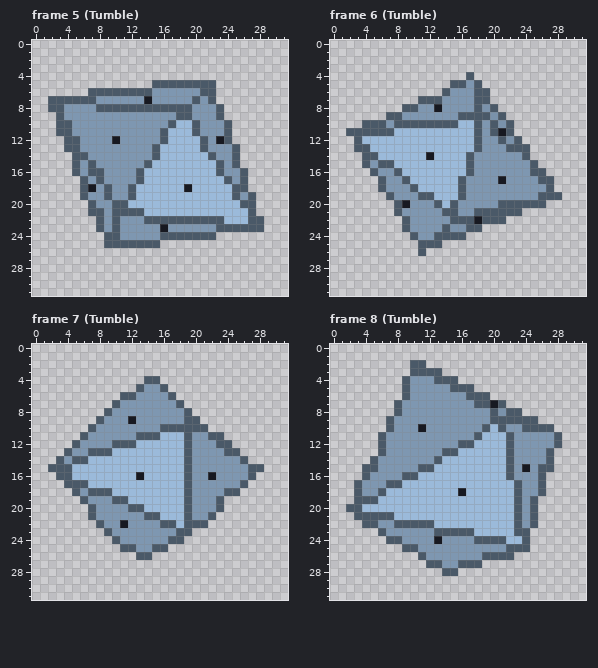
One commit to this pixel-art file: assets/source/aseprite/rolls/d10.aseprite. This is how it looked before the edit.
32x32 pixels, 24 frames. Colours within 5 levels of each other are drawn and written as one. Shown: frame 5 (Tumble), frame 6 (Tumble), frame 7 (Tumble), frame 8 (Tumble). The commit also changed other frames, which this record leaves out.
New version:
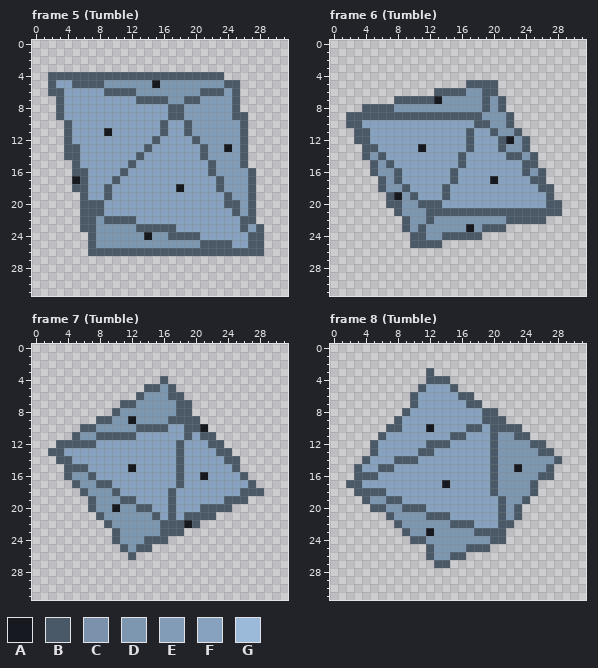
Palette (. is transparent): A #171921  B #4a5968  C #7a92ab  D #7e97b1  E #829cb7  F #87a2be  G #9bbada
Change:
Changed rows in their new state; - is an unchanged pixel.
Frame 5 (Tumble):
first column x 2:
 4 BBBBBBBBBBBBBBBBBBBBBB-----
 5 BFFBBBBDDDDDDADDDDDDDDBB---
 6 BBFFFFF----DD--------BEB---
 7 .-FFFFFFFFFBBBB--B-EEEEB---
 8 .-FFFFFFFFFFFFF--EEEEEEB---
 9 --FFFFFFFFFFFFFB-EEEEEEBB--
10 -.-FFFFFFFFFFFBFFBEEEEEEB--
11 -.-FFFFAFFFFFF-FFBEEEEEEB--
12 ---FFFFFFFFFFBFFFFBEEEEEB--
13 ----FFFFFFFFBFFFFFF-EEAEB--
14 --B-FFFFFFFBFFFFFFFBEEEEB--
15 ----FFFFFFBFFFFFFFFFBEEEB--
16 ----BFFFFBFFFFFFFFFFBEEEEB-
17 ---A-FFFBFFFFFFFFFFFFBEEEB-
18 ---B-FF-FFFFFFFFAFFFFBEEEB-
19 -----FF-FFFFFFFFFFFFFFBEE--
20 ----B-BFFFFFFFFFFFFFFFBBE--
21 ----B--FFFFFFFFFFFFFFFFBE--
22 ----BBDB-BBFFFFFFFFFFFFFB-.
23 ----BBD-D--BBBBBFFFFFFFF-E-
24 -----BDDD---A-D----FFFFFFBB
25 -----BDDDDDDDDDDDDDBBBBFFBB
26 -----BBBBBBBBBBBBBBBBBBBBBB
Frame 6 (Tumble):
first column x 2:
 4 ---------------.-----------
 5 -------------..B-BB--------
 6 -----------B-BB-D-B--------
 7 ------BBB--A----D-DB-------
 8 --BBBBDDD--D----DBDB-------
 9 BBBBB--BBBBBBB---DDDB------
10 BBFFFFFFFFFFFFFF-BDD-------
11 .--FFFFFFFFFFFFBFF-DDB-----
12 --BFFFFFFFFFFFFBFFF-ADB----
13 -.-BFFFFFAFFFFFBFFFBDD-----
14 ---DBFFFFFFFFFBFFFFFBBDB---
15 --.BD-FFFFFFFFBFFFFFFFB----
16 -------FFFFFFBFFFFFFFFBD---
17 ------BFFFFFFBFFFFAFFFFB-.-
18 -------BFFFFBFFFFFFFFFFFB--
19 ------A-BFFFBFFFFFFFFFFFF-.
20 -----B-D-BB-FFFFFFFFFFFFFBB
21 ----------BB--BB------BBBBB
22 ----------B--DDDDDDDBBBBB--
23 ---------B--DDDADBBB-------
24 ---------B-D---BB----------
25 --------B------------------
26 ---------.-----------------
Frame 7 (Tumble):
first column x 2:
 4 ------------..B------------
 5 -----------.BBDB-----------
 6 ---------..B----B----------
 7 --------.BB------B---------
 8 -------.B-------B----------
 9 -------B-------BB----------
10 ----B------BBB-FF--A-------
11 ---BD-BBBBBFFFFFF-FB-.-----
12 -BB-BBFFFFFFFFFFBFFFB-.----
13 BBFFFFFFFFFFFFFFBFFFFB-.---
14 --BFFFFFFFFFFFFFBFFFFFBB.--
15 ..-BBFFFFFAFFFFFBFFFFFFB...
16 -.-DDBFFFFFFFFFFBFFAFFFFB.-
17 --.-DDBBFFFFFFFFBFFFFFFFFB-
18 ---.BDDDBFFFFFFBFFFFFFFFBBB
19 ----.B--D-BFFFFBFFFFFFBBB--
20 --------A-D-BFFBFFFBB-B----
21 -----.B-----D-FBF-BB-------
22 ------.B-D------BA-.-------
23 -------.B-----BB-.---------
24 ------------BBB..----------
25 ----------DBB..------------
26 ----------B..--------------
Frame 8 (Tumble):
first column x 2:
 2 --------..-----------------
 3 --------..-.---------------
 4 -------...B--.-------------
 5 -------..BFFF-..-----------
 6 -------.BFFFFFB-..---------
 7 ------..BFFFFFFB-...-------
 8 ------.BFFFFFFFFFB-...-----
 9 -----.BFFFFFFFFFFB--....---
10 ------BFFFAFFFFBBFB-BB....-
11 -----FFFFFFFFBBFFFBDDBB....
12 ---BFFFFFFBBBFFFFFBDD--BB..
13 ---BFFFFFBBFFFFFFFBDD---B--
14 --BFFFBBBFFFFFFFFFBDD----DB
15 -BFFBBFFFFFFFFFFFFBDDAD-D--
16 -B-BFFFFFFFFFFFFFFBDD----B-
17 B-FFFFFFFFFFAFFFFFBDDD-B.--
18 --BB-FFFFFFFFFFFFFBDDD-B.--
19 -.-DDBBFFFFFFFFFFFFBDDB.---
20 ...BBDDBBBFFFFFFFFFBD-..---
21 -....-DDDDBBBFFFFFFBD-..---
22 --....-DDDDDDBBBFFFBB...---
23 ----...B--ADDDDDBBBB...----
24 -----...BB-D----DD--...----
25 -------...B----BBB.....----
26 ---------.B--BB......------
27 ----------.-B....----------
28 ------------..-------------
